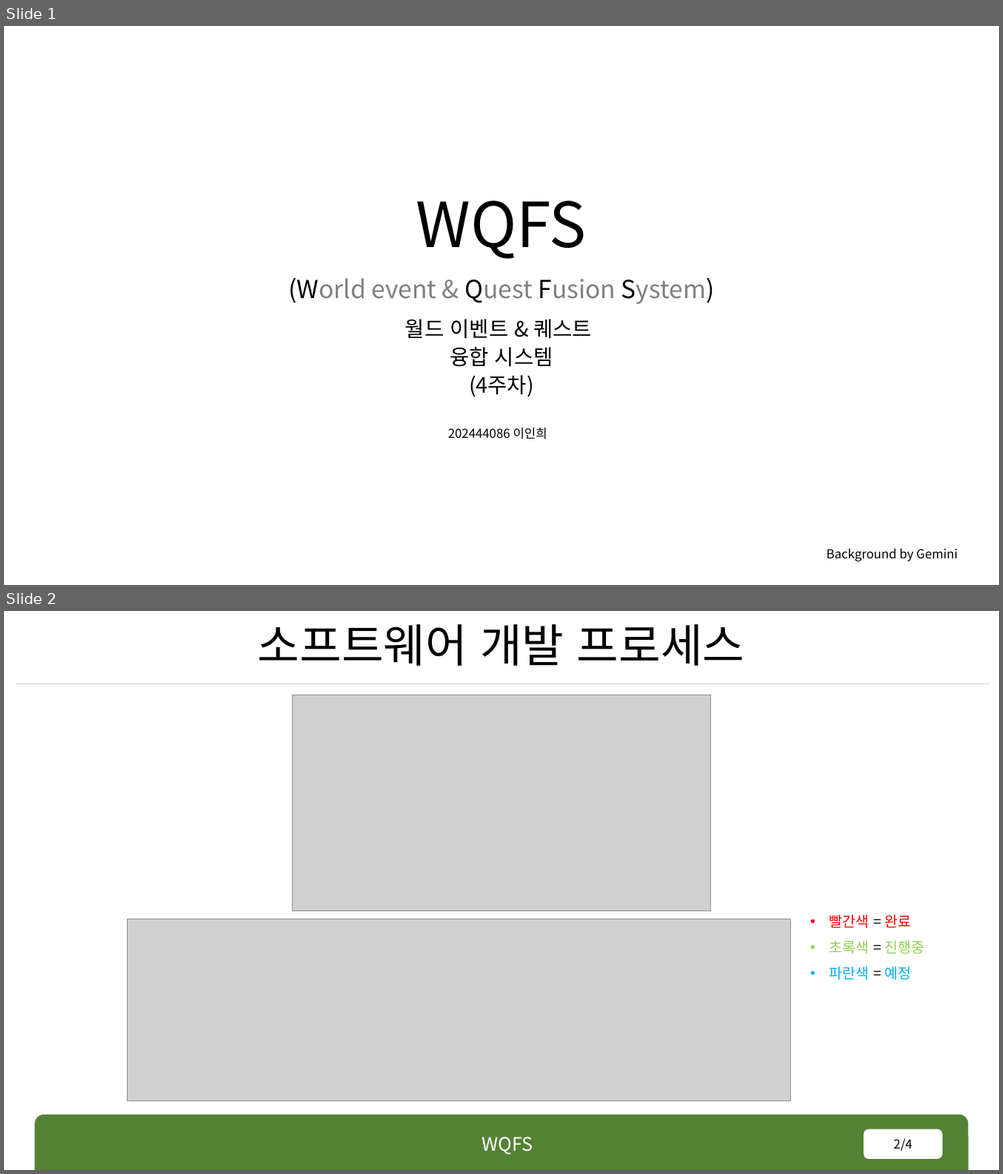
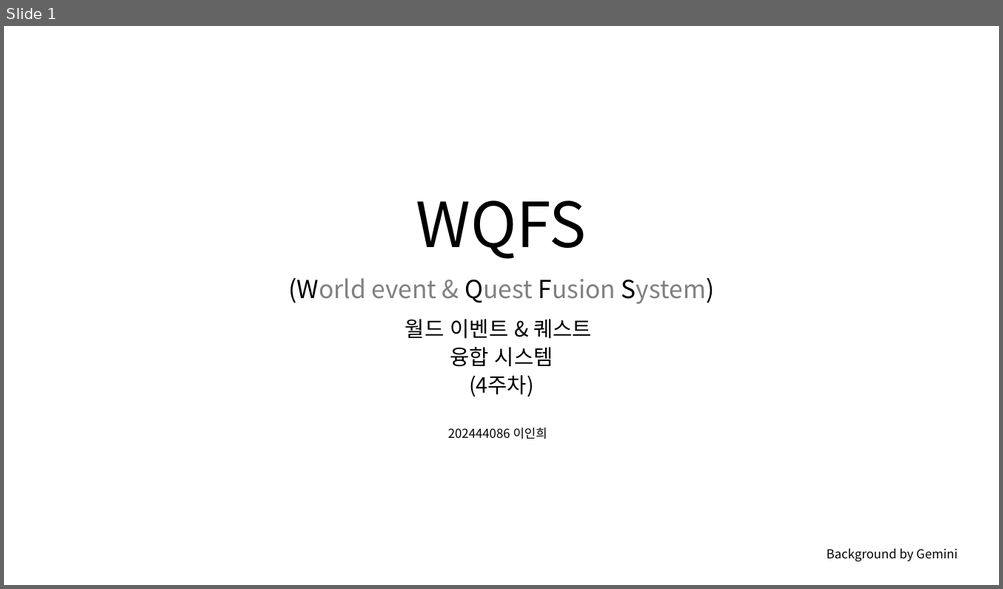
Before and after one commit to rennOobayashi/WQFS, a slide deck: WQFS.pptx. Shown one above the other, each under a label of ours: slides 1 and 2 before the commit, slide 1 after it. The pictures are 1003x1174 and 1003x589 pixels, drawn with LibreOffice and Linux fonts; fonts in the diff are those of the drawing; grey boxes stand for pictures; background and template pictures are left out. Boxes give left, top, right and bottom in pixels: in the first picture for what was removed or moved away, otherwise in the second. Text is boxed around its words. In the diff, an @@ line names an element or a change of style, - is before the commit and + after.

```diff
--- a/WQFS.pptx
+++ b/WQFS.pptx
@@ slide 2 removed at [4, 611, 999, 1170], background #FFFFFF @@
@@ title removed at [258, 624, 745, 666] @@
-소프트웨어 개발 프로세스
@@ line removed from (16, 684) to (990, 684) @@
@@ picture removed at [293, 695, 711, 911] @@
@@ picture removed at [127, 919, 791, 1102] @@
@@ text removed at [828, 914, 924, 980] @@
-• 빨간색 = 완료
-• 초록색 = 진행중
-• 파란색 = 예정
@@ round same rect removed at [34, 1116, 968, 1170] @@
@@ text removed at [481, 1137, 532, 1155] @@
-WQFS
@@ page number removed at [864, 1130, 942, 1159] @@
-2/4
```
Also in this commit, not shown: 4 slides added, 2 other slides removed.
